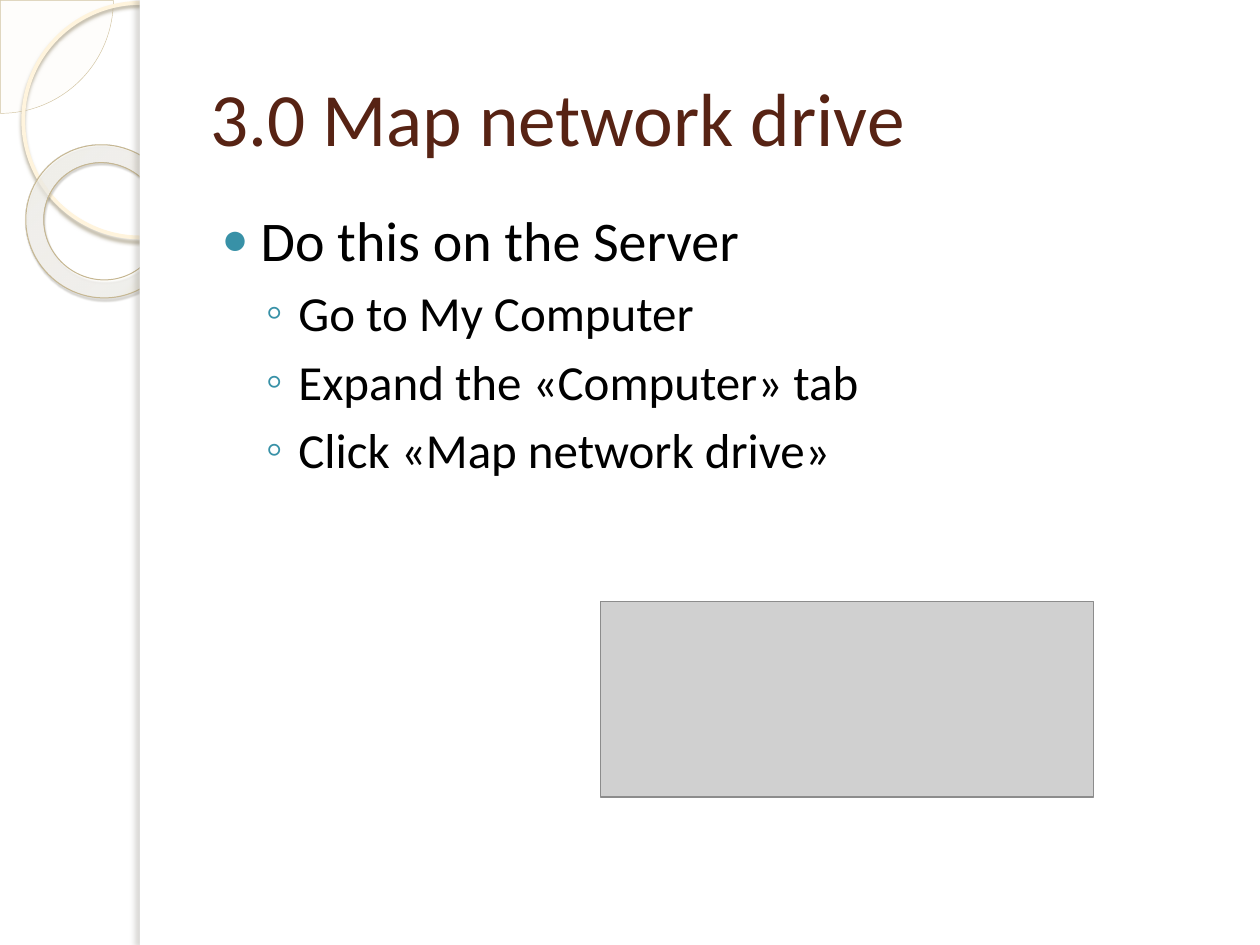
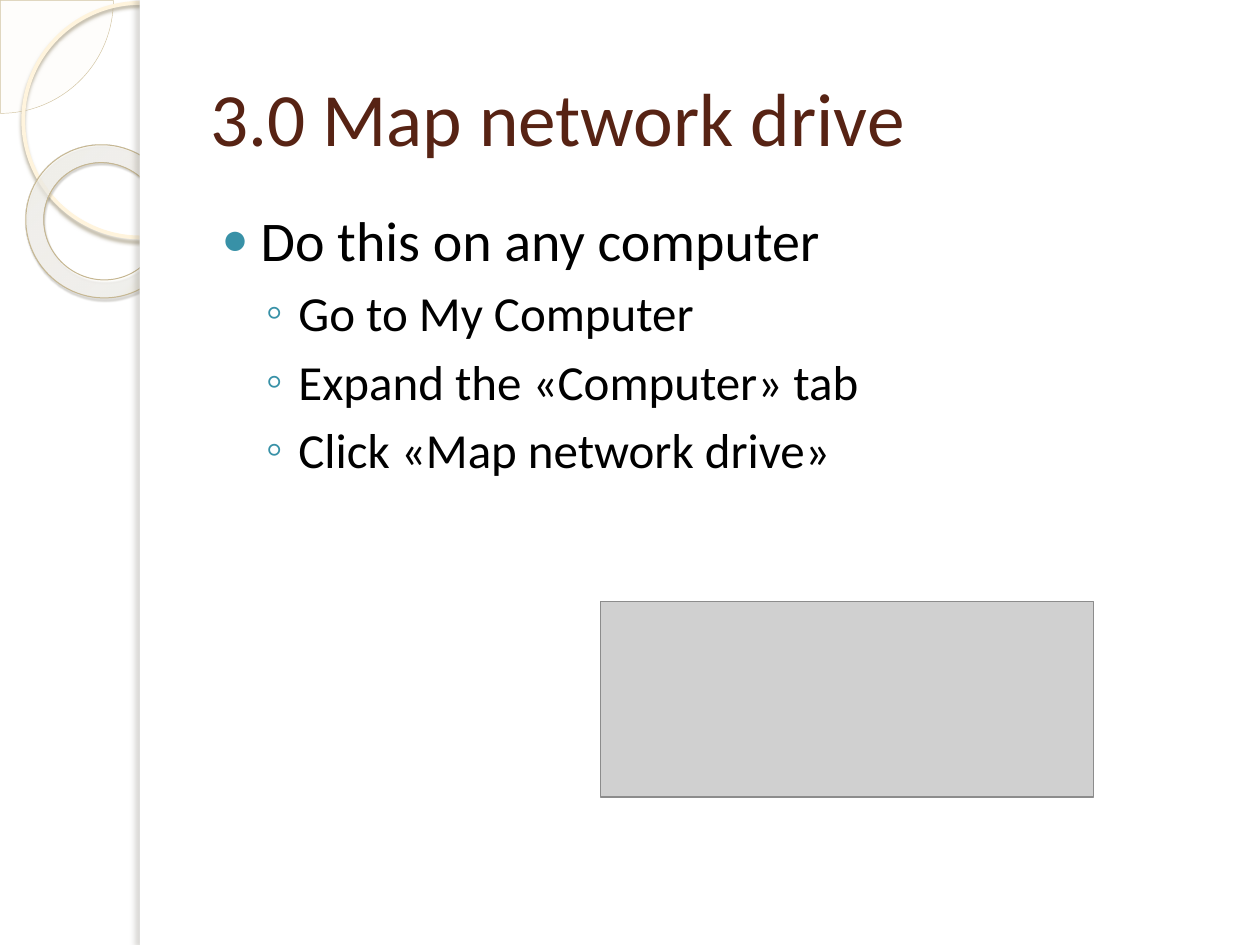
Before and after one commit to Nexolight/PPInfoScreen, a slide deck: slide 8 of files/templates/example.pptx. Drawn at 1260x945 pixels with LibreOffice and Linux fonts; fonts in the diff are those of the drawing; grey boxes stand for pictures; background and template pictures are left out. Boxes give left, top, right and bottom in pixels: in the first picture for what was removed or moved away, otherwise in the second. Text is boxed around its words. In the diff, an @@ line names an element or a change of style, - is before the commit and + after.

Commit message:
Updated example presentations

```diff
--- a/files/templates/example.pptx
+++ b/files/templates/example.pptx
@@ text at bbox=[261, 222, 820, 270]: text changed @@
-● Do this on the Server
+● Do this on any computer
```
